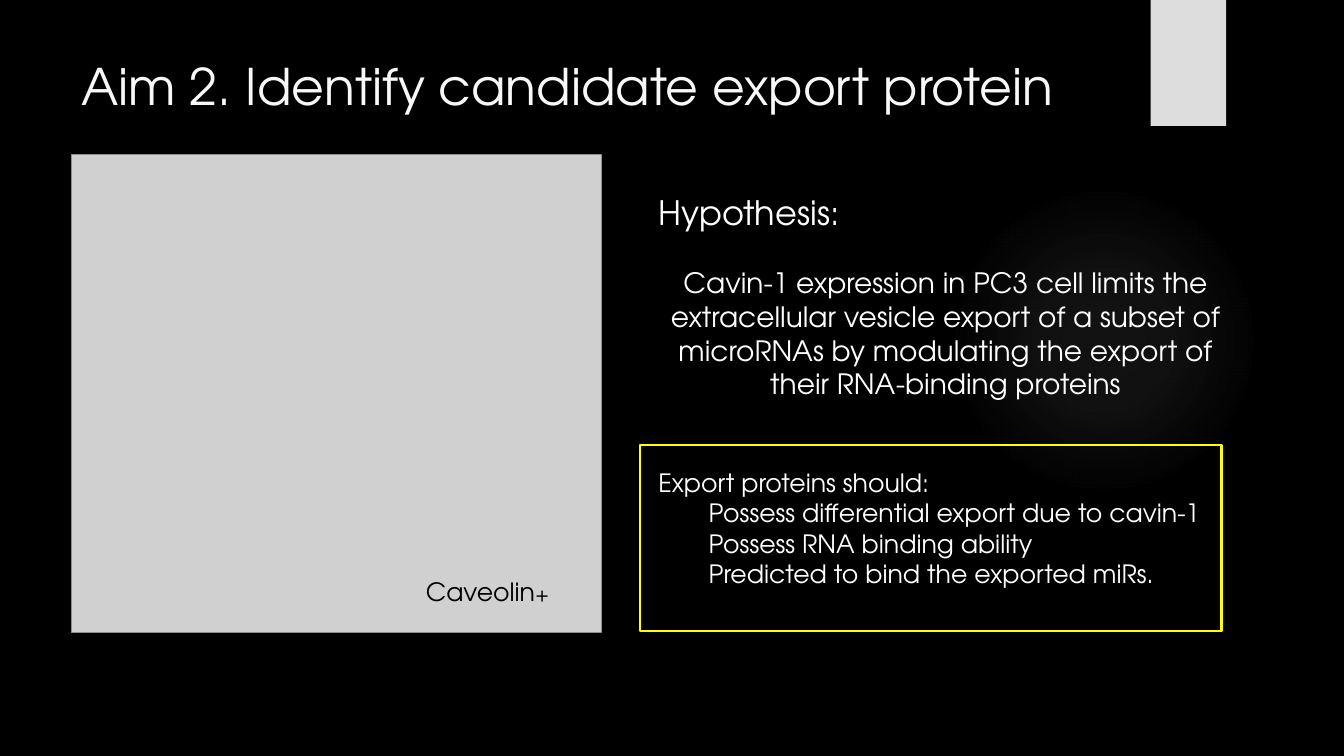
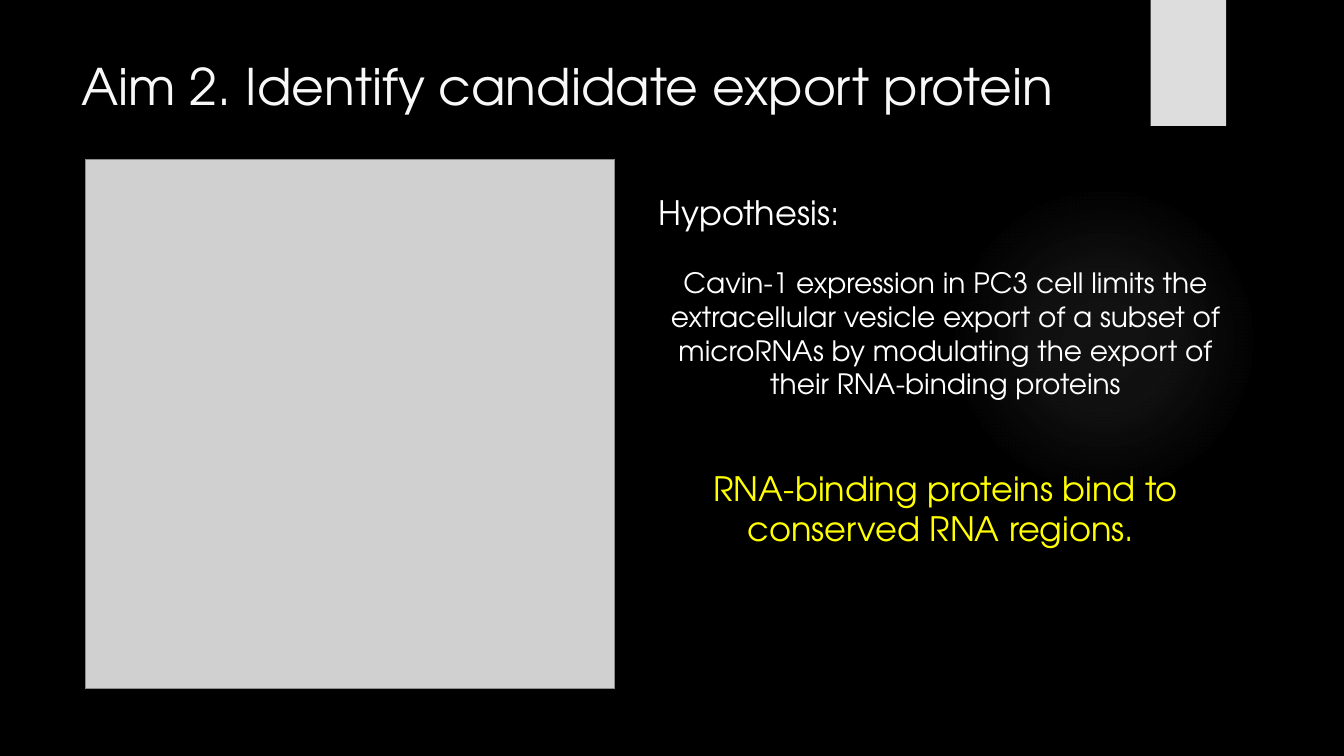
Before and after one commit to HarleyRobinson/Honours2, a slide deck: slide 11 of CollCompBiol.pptx. Drawn at 1344x756 pixels with LibreOffice and Linux fonts; fonts in the diff are those of the drawing; grey boxes stand for pictures; background and template pictures are left out. Boxes give left, top, right and bottom in pixels: in the first picture for what was removed or moved away, otherwise in the second. Text is boxed around its words. In the diff, an @@ line names an element or a change of style, - is before the commit and + after.

```diff
--- a/CollCompBiol.pptx
+++ b/CollCompBiol.pptx
@@ picture: place and size @@
-picture at (72, 155, 602, 633)
+picture at (86, 159, 615, 689)
@@ rectangle removed at (640, 446, 1222, 632) @@
@@ text at (713, 476, 1178, 549): text changed; size 18 to 24 pt; text colour #FFFFFF to #FFFF00 @@
-Export proteins should:
-  Possess differential export due to cavin-1
-  Possess RNA binding ability
-  Predicted to bind the exported miRs.
+RNA-binding proteins bind to conserved RNA regions.
@@ text removed at (426, 582, 535, 602) @@
-Caveolin+
```
Also in this commit, not shown: 9 other slides changed.
